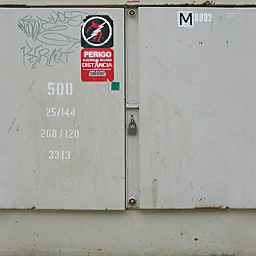
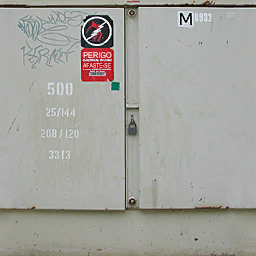
The second 256px x 256px image is a revision of the first. Changes to its layers:
added group "Agrupar 1" with 3 layers above "metalpanel020a" over <box>82,51,113,68</box>
moved "PERIGO" into group "Agrupar 1", painted on it over <box>83,51,112,58</box>
renamed "DISTÂNCIA" to "afaste-se", moved it into group "Agrupar 1", painted on it over <box>82,60,113,68</box>
moved "metalpanel020a" (1st of 2, in "Agrupar 1") into group "Agrupar 1" over <box>82,51,113,68</box>
